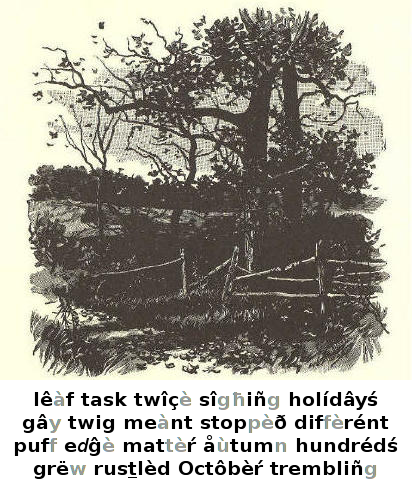
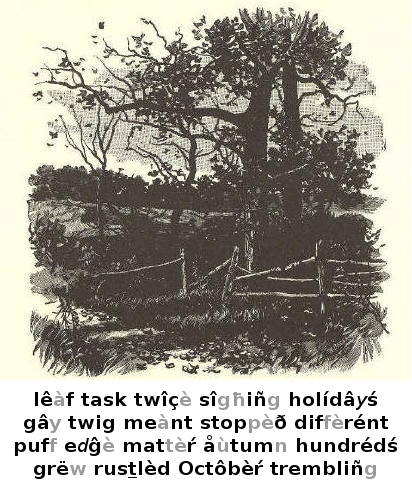
Two versions of the same layered image (w=412, h=490). Layer-by-layer changes:
painted on "lêàf task twîçè sîgħiñg holídâ..." over [14, 391, 398, 479]
